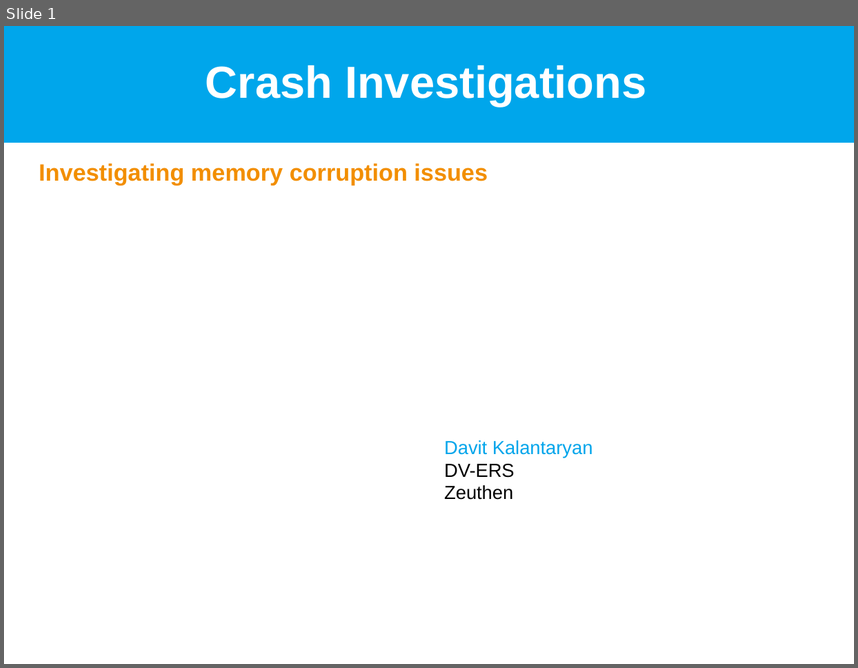
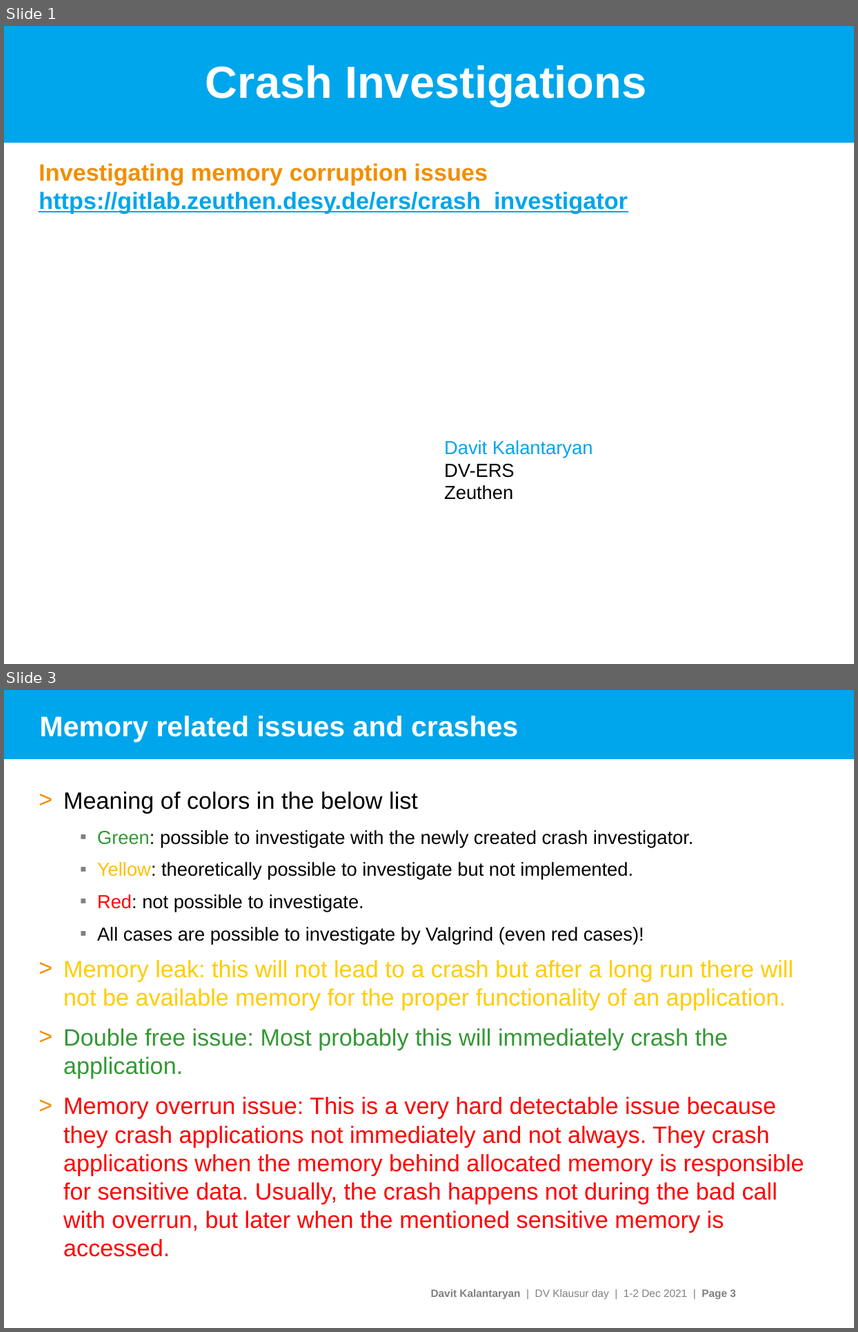
Before and after one commit to davitkalantaryan/old-crash_investigator, a slide deck: docs/crash_investigations.pptx. Shown one above the other, each under a label of ours: slide 1 before the commit, slides 1 and 3 after it; the slides between them are not shown. The pictures are 858x668 and 858x1332 pixels, drawn with LibreOffice and Linux fonts; fonts in the diff are those of the drawing; background and template pictures are left out. Boxes give left, top, right and bottom in pixels: in the first picture for what was removed or moved away, otherwise in the second. Text is boxed around its words. In the diff, an @@ line names an element or a change of style, - is before the commit and + after.

```diff
--- a/docs/crash_investigations.pptx
+++ b/docs/crash_investigations.pptx
@@ slide 3 added at bbox=[4, 690, 854, 1328], background #FFFFFF @@
@@ rectangle added at bbox=[4, 690, 854, 759], fill #00A6EB @@
@@ title added at bbox=[40, 716, 518, 742], 24 pt, text #FFFFFF, bold @@
+Memory related issues and crashes
@@ text added at bbox=[63, 791, 804, 1232], 20 pt, text #FF0000 @@
+> Meaning of colors in the below list
+  ▪ Green: possible to investigate with the newly created crash investigator.
+  ▪ Yellow: theoretically possible to investigate but not implemented.
+  ▪ Red: not possible to investigate.
+  ▪ All cases are possible to investigate by Valgrind (even red cases)!
+> Memory leak: this will not lead to a crash but after a long run there will not be available memory for the proper functionality of an application.
+> Double free issue: Most probably this will immediately crash the application.
+> Memory overrun issue: This is a very hard detectable issue because they crash applications not immediately and not always. They crash applications when the memory behind allocated memory is responsible for sensitive data. Usually, the crash happens not during the bad call with overrun, but later when the mentioned sensitive memory is accessed.
@@ text added at bbox=[431, 1289, 736, 1299], 9 pt, text #808080 @@
+Davit Kalantaryan | DV Klausur day | 1-2 Dec 2021 | Page 3
@@ slide 1 changed as well @@
@@ subtitle at bbox=[38, 163, 628, 213]: text changed; text colour #F28E00 to #00A5EB @@
-Investigating memory corruption issues
+Investigating memory corruption issues
+https://gitlab.zeuthen.desy.de/ers/crash_investigator
```
Also in this commit, not shown: 1 other slide changed, 2 other slides added, 7 slides removed.
